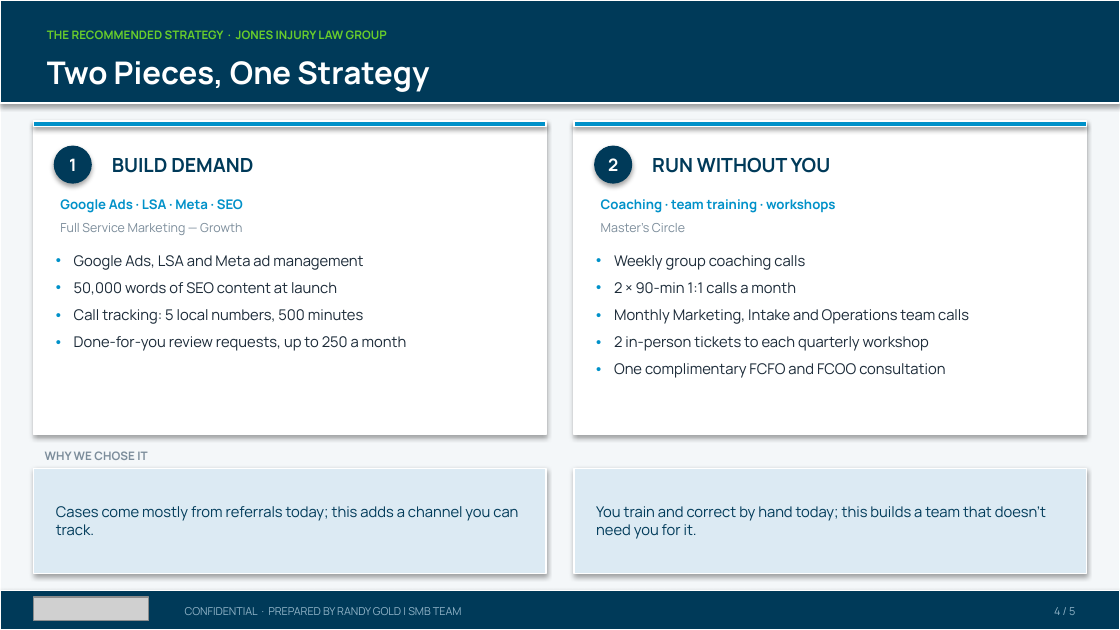
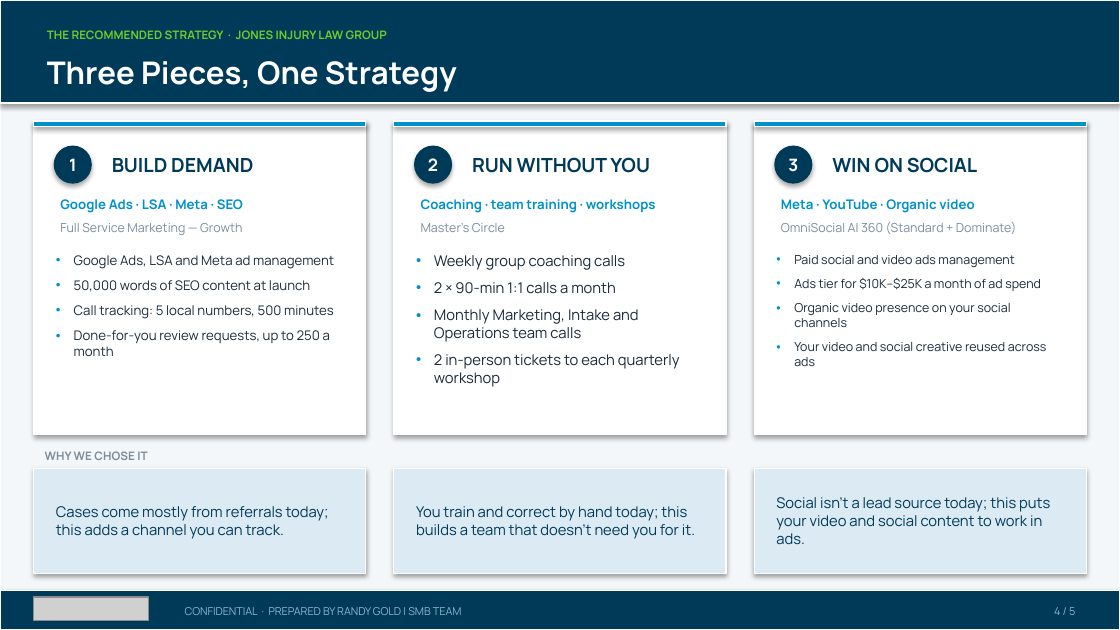
Before and after one commit to SMB-Team-Technology/workwith-smbteam, a slide deck: slide 4 of jones-injury/Jones Injury Law Group_November 17, 2026_Proposal.pptx. Drawn at 1120x630 pixels with LibreOffice and Linux fonts; fonts in the diff are those of the drawing; grey boxes stand for pictures. Boxes give left, top, right and bottom in pixels: in the first picture for what was removed or moved away, otherwise in the second. Text is boxed around its words. In the diff, an @@ line names an element or a change of style, - is before the commit and + after.

```diff
--- a/jones-injury/Jones Injury Law Group_November 17, 2026_Proposal.pptx
+++ b/jones-injury/Jones Injury Law Group_November 17, 2026_Proposal.pptx
@@ text at (47, 61, 457, 92): text changed @@
-Two Pieces, One Strategy
+Three Pieces, One Strategy
@@ rectangle: place and size @@
-rectangle at (34, 121, 547, 435)
+rectangle at (34, 121, 366, 435)
@@ rectangle: place and size @@
-rectangle at (34, 121, 547, 127)
+rectangle at (34, 121, 366, 127)
@@ rectangle added at (394, 121, 727, 435), fill #FFFFFF, outline #FFFFFF 0.75 pt @@
@@ rectangle added at (394, 121, 727, 127), fill #0091C9, outline #FFFFFF 0.75 pt @@
@@ text "2": place and size @@
-text "2" at (608, 158, 618, 171)
+text "2" at (428, 158, 438, 171)
@@ ellipse: place and size @@
-ellipse at (594, 146, 632, 184)
+ellipse at (414, 146, 452, 184)
@@ text "RUN WITHOUT YOU": place and size @@
-text "RUN WITHOUT YOU" at (652, 157, 831, 173)
+text "RUN WITHOUT YOU" at (472, 157, 650, 173)
@@ rectangle: place and size @@
-rectangle at (573, 121, 1086, 435)
+rectangle at (754, 121, 1086, 435)
@@ rectangle: place and size @@
-rectangle at (573, 121, 1086, 127)
+rectangle at (754, 121, 1086, 127)
@@ ellipse added at (774, 146, 812, 184), fill #003A59 @@
@@ text added at (788, 158, 798, 172), 11 pt, text #FFFFFF, bold @@
+3
@@ text added at (832, 157, 977, 173), 12.5 pt, text #003A59, bold @@
+WIN ON SOCIAL
@@ text "Coaching · team training · ...": place and size @@
-text "Coaching · team training · ..." at (601, 199, 836, 213)
+text "Coaching · team training · ..." at (421, 199, 656, 213)
@@ text added at (781, 199, 974, 213), 8.5 pt, text #0091C9, bold @@
+Meta · YouTube · Organic video
@@ text "Master's Circle": place and size @@
-text "Master's Circle" at (601, 223, 685, 232)
+text "Master's Circle" at (421, 223, 505, 232)
@@ text added at (781, 222, 1016, 234), 8 pt, text #7C8D9B @@
+OmniSocial AI 360 (Standard + Dominate)
@@ text "Google Ads, LSA and Meta ..." at (74, 255, 334, 356): size 9.5 to 8.5 pt @@
@@ text "Weekly group coaching calls": place and size @@
-text "Weekly group coaching calls" at (614, 255, 969, 378)
+text "Weekly group coaching calls" at (434, 255, 680, 387)
@@ text added at (794, 255, 1047, 366), 8 pt, text #1B2A38 @@
+• Paid social and video ads management
+• Ads tier for $10K–$25K a month of ad spend
+• Organic video presence on your social channels
+• Your video and social creative reused across ads
@@ text at (614, 363, 945, 378): paragraph removed @@
-• One complimentary FCFO and FCOO consultation
@@ rectangle: place and size @@
-rectangle at (34, 468, 547, 573)
+rectangle at (34, 468, 366, 573)
@@ text "Cases come mostly from referrals ..." rewrapped from (56, 506, 518, 536) to (56, 506, 329, 539) @@
@@ rectangle added at (394, 468, 727, 573), fill #DCEAF3, outline #FFFFFF 0.75 pt @@
@@ text "You train and correct by ..." rewrapped from (596, 506, 1046, 539) to (416, 506, 695, 539) @@
@@ rectangle: place and size @@
-rectangle at (573, 468, 1086, 573)
+rectangle at (754, 468, 1086, 573)
@@ text added at (776, 497, 1050, 545), 9.5 pt, text #003A59 @@
+Social isn't a lead source today; this puts your video and social content to work in ads.
```
Also in this commit, not shown: 4 other slides changed, 3 other files.
